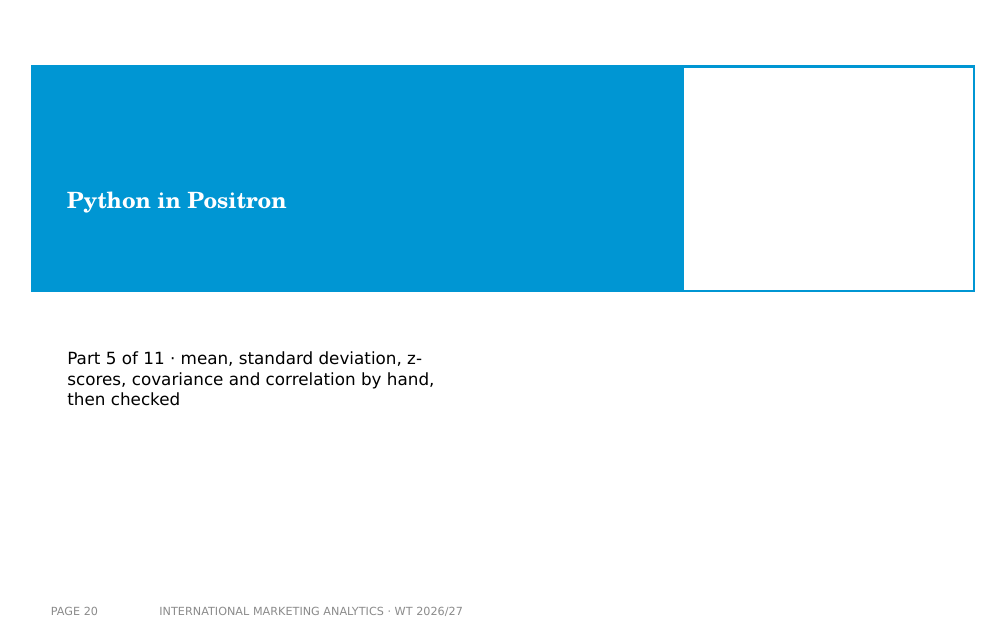
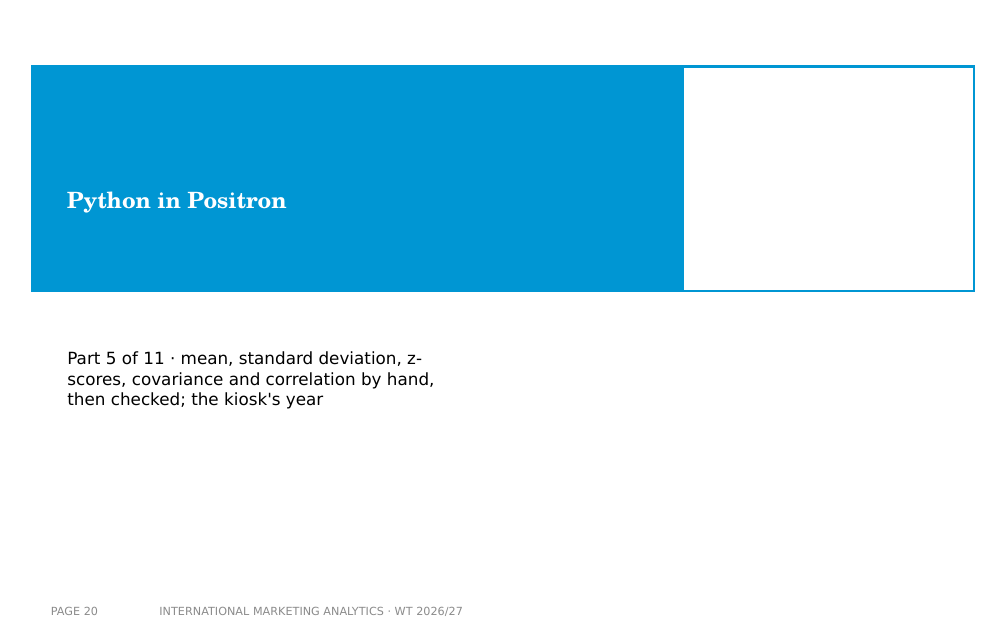
Before and after one commit to arnefloh-wu/international-marketing-analytics-teaching, a slide deck: slide 20 of slides/01b_statistics-and-regression_WT26-27.pptx. Drawn at 1008x630 pixels with LibreOffice and Linux fonts; fonts in the diff are those of the drawing; background and template pictures are left out. Boxes give left, top, right and bottom in pixels: in the first picture for what was removed or moved away, otherwise in the second. Text is boxed around its words. In the diff, an @@ line names an element or a change of style, - is before the commit and + after.

```diff
--- a/slides/01b_statistics-and-regression_WT26-27.pptx
+++ b/slides/01b_statistics-and-regression_WT26-27.pptx
@@ text at [67, 351, 435, 406]: text changed @@
-Part 5 of 11 · mean, standard deviation, z-scores, covariance and correlation by hand, then checked
+Part 5 of 11 · mean, standard deviation, z-scores, covariance and correlation by hand, then checked; the kiosk's year
```
Also in this commit, not shown: 5 other slides changed, 4 slides added, 1 slide removed, 6 other files.
